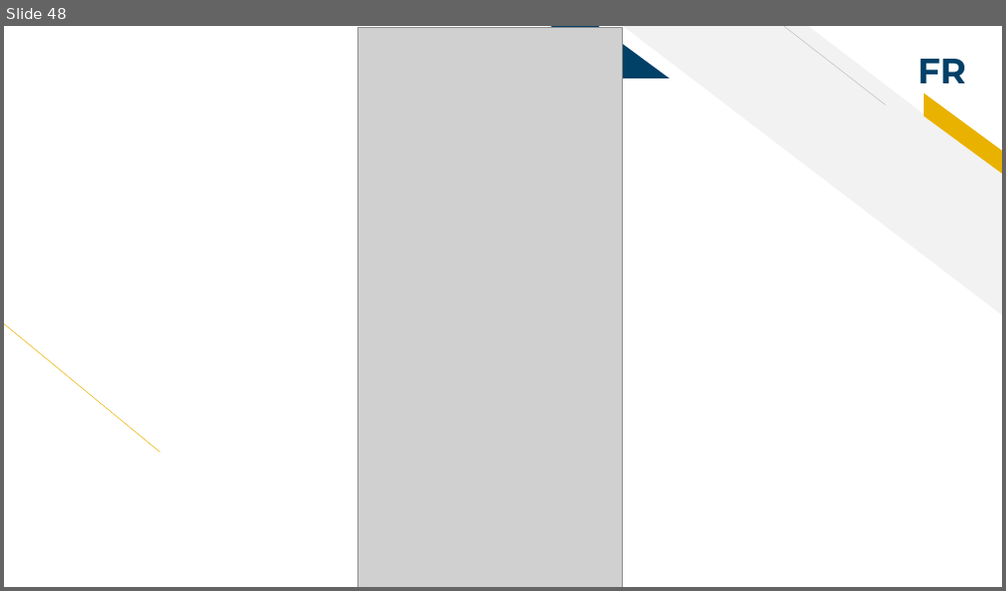
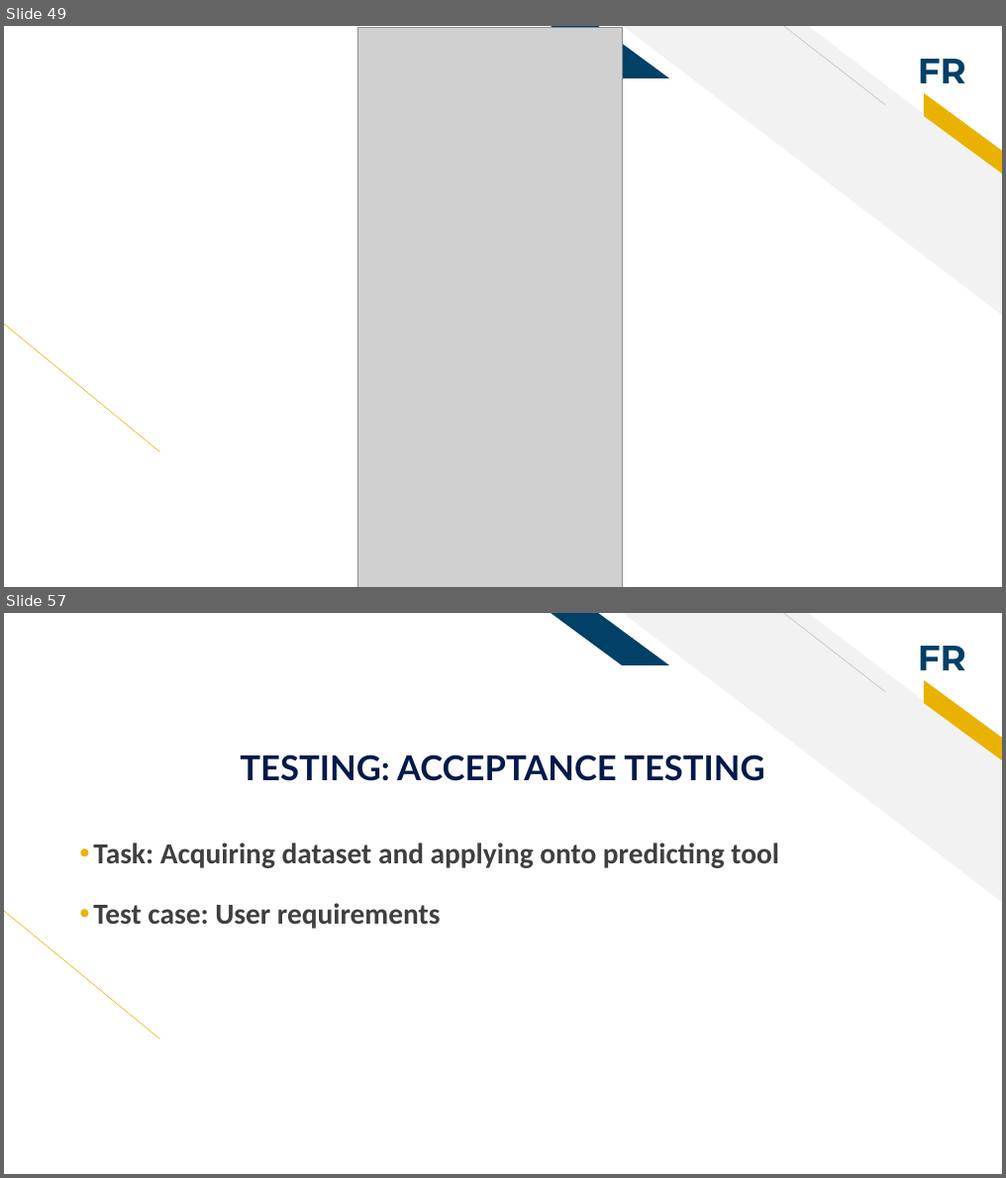
Before and after one commit to WanguiK/synthetica, a slide deck: Deck.pptx. Shown one above the other, each under a label of ours: slide 48 before the commit, slides 49 and 57 after it; the slides between them are not shown. The pictures are 1006x591 and 1006x1178 pixels, drawn with LibreOffice and Linux fonts; fonts in the diff are those of the drawing; grey boxes stand for pictures. Boxes give left, top, right and bottom in pixels: in the first picture for what was removed or moved away, otherwise in the second. Text is boxed around its words. In the diff, an @@ line names an element or a change of style, - is before the commit and + after.

```diff
--- a/Deck.pptx
+++ b/Deck.pptx
@@ slide 57 added at box(4, 613, 1002, 1174), background #FFFFFF; not listed: 6 template elements that a slide beside it also shows @@
@@ title added at box(240, 755, 765, 781), 33 pt, text #00194C, bold @@
+TESTING: ACCEPTANCE TESTING
@@ text added at box(93, 843, 779, 929), 28 pt, text #3F3F3F, bold @@
+• Task: Acquiring dataset and applying onto predicting tool
+• Test case: User requirements
@@ what was slide 48 is now slide 49 @@
```
Also in this commit, not shown: 2 slides changed, 28 other slides added, 8 other files.
